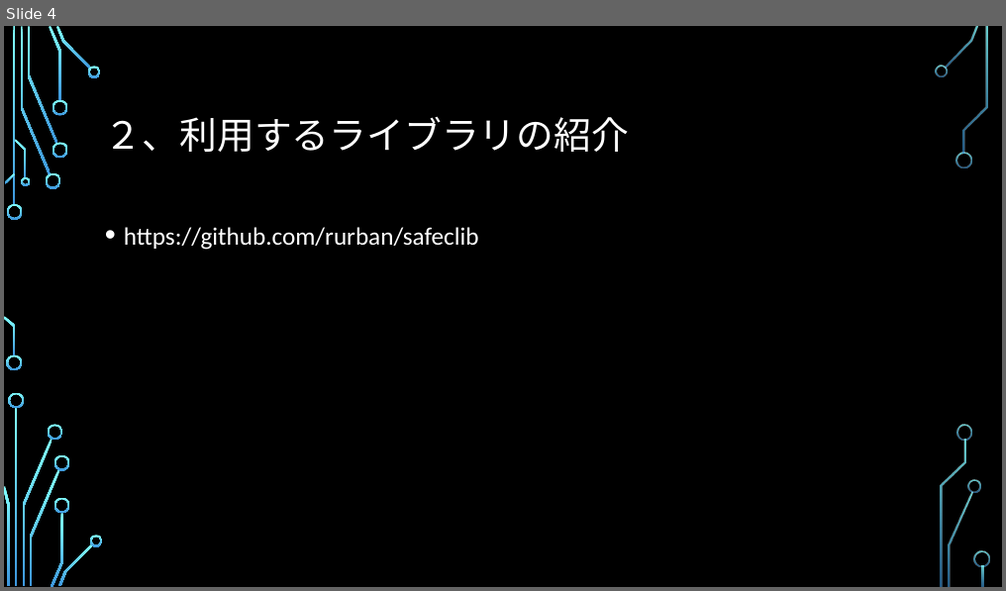
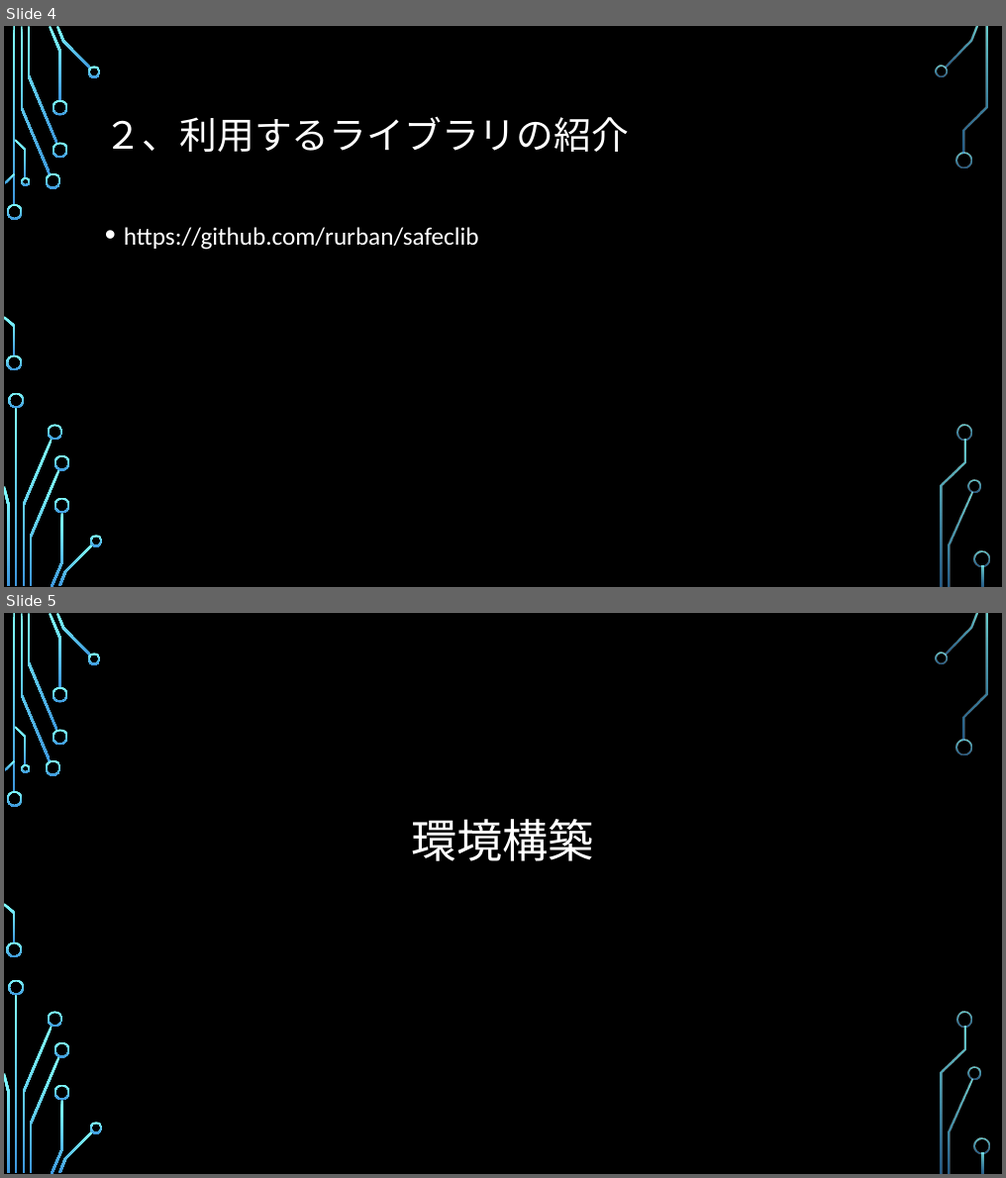
Before and after one commit to a1852rw/aiit_004_SecurePrograming, a slide deck: 003_documents/グループ２発表資料.pptx. Shown one above the other, each under a label of ours: slide 4 before the commit, slides 4 and 5 after it. The pictures are 1006x591 and 1006x1178 pixels, drawn with LibreOffice and Linux fonts; fonts in the diff are those of the drawing; background and template pictures are left out. Boxes give left, top, right and bottom in pixels: in the first picture for what was removed or moved away, otherwise in the second. Text is boxed around its words. In the diff, an @@ line names an element or a change of style, - is before the commit and + after.

```diff
--- a/003_documents/グループ２発表資料.pptx
+++ b/003_documents/グループ２発表資料.pptx
@@ slide 5 added at (x1=4, y1=613, x2=1002, y2=1174), background picture (left out); not listed: 36 template elements that a slide beside it also shows @@
@@ text added at (x1=411, y1=819, x2=594, y2=861), 44 pt, text #FFFFFF @@
+環境構築
```
Also in this commit, not shown: 2 slides changed, 14 other slides added, 3 slides removed, 1 other file.
